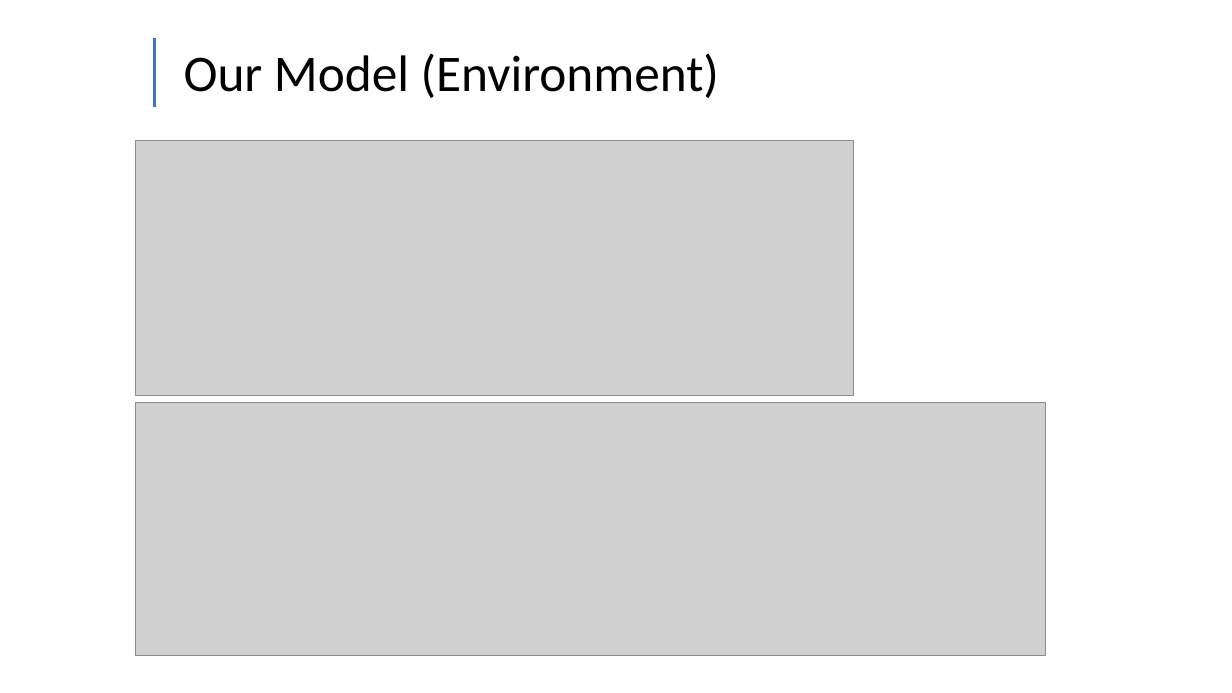
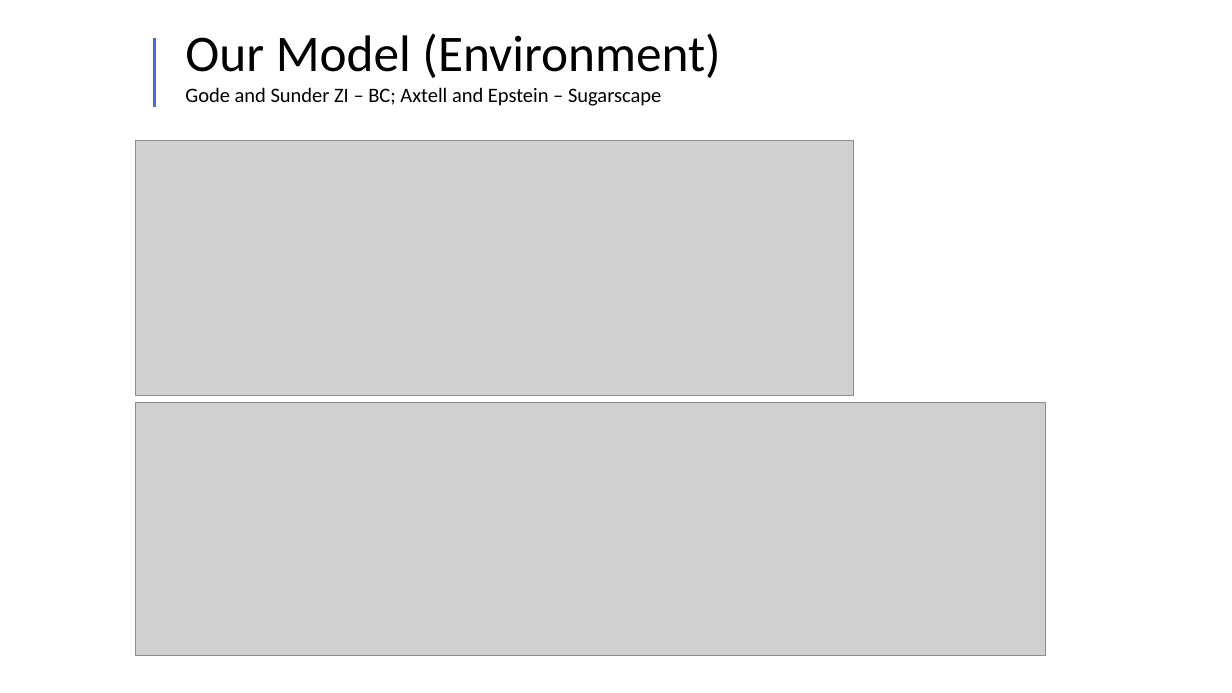
Before and after one commit to Kmccabe/dm_markets, a slide deck: slide 3 of talks/ZI Conference Talk V2.pptx (slide 4 before the commit). Drawn at 1232x693 pixels with LibreOffice and Linux fonts; fonts in the diff are those of the drawing; grey boxes stand for pictures. Boxes give left, top, right and bottom in pixels: in the first picture for what was removed or moved away, otherwise in the second. Text is boxed around its words. In the diff, an @@ line names an element or a change of style, - is before the commit and + after.

```diff
--- a/talks/ZI Conference Talk V2.pptx
+++ b/talks/ZI Conference Talk V2.pptx
@@ text "Our Model (Environment)": place and size @@
-text "Our Model (Environment)" at [184, 53, 719, 98]
+text "Our Model (Environment)" at [185, 33, 720, 106]
@@ text at [185, 87, 661, 106]: paragraph added @@
+Gode and Sunder ZI – BC; Axtell and Epstein – Sugarscape
```
Also in this commit, not shown: 1 other slide changed, 1 slide added, 4 other files.
